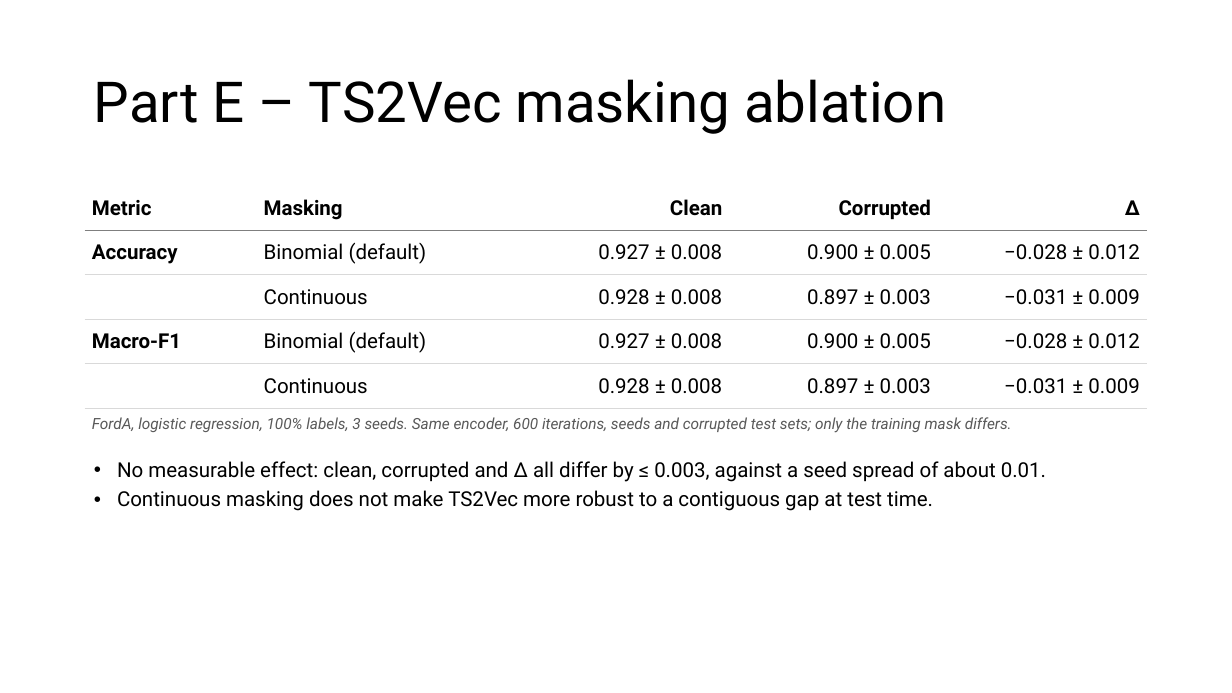
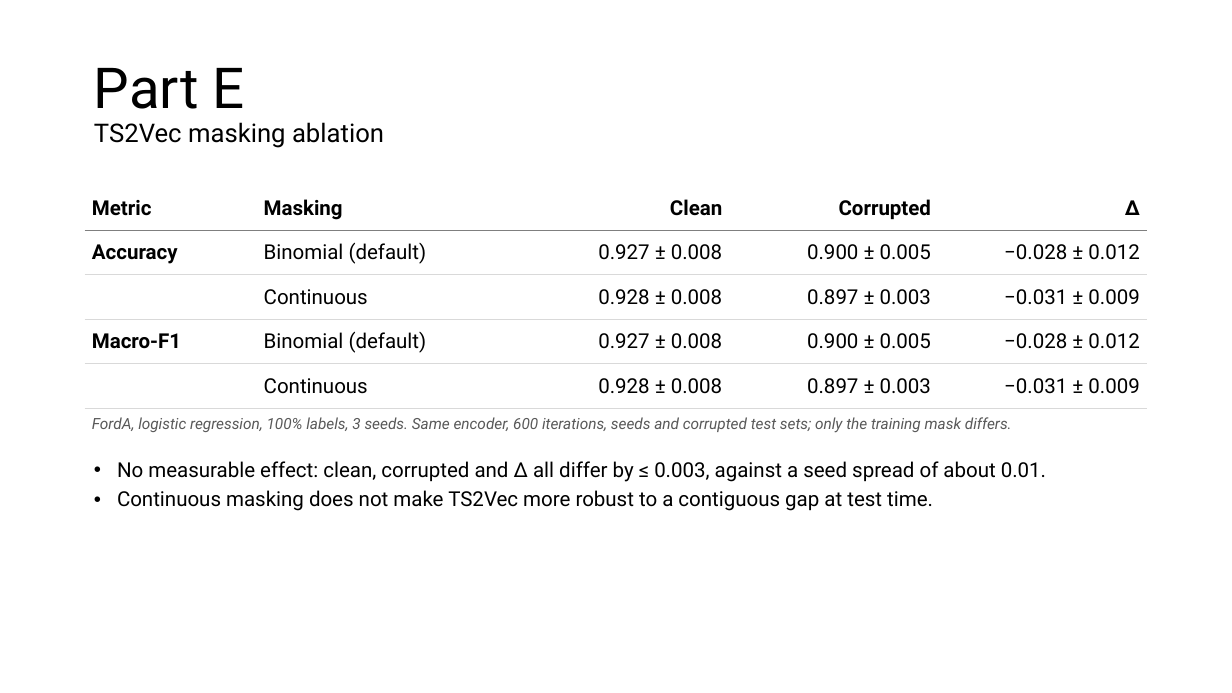
Before and after one commit to FVardi/PhD-Courses, a slide deck: slide 12 of Deep learning for time-series/Assignment 4/Presentation.pptx (slide 11 before the commit). Drawn at 1232x693 pixels with LibreOffice and Linux fonts; fonts in the diff are those of the drawing. Boxes give left, top, right and bottom in pixels: in the first picture for what was removed or moved away, otherwise in the second. Text is boxed around its words. In the diff, an @@ line names an element or a change of style, - is before the commit and + after.

```diff
--- a/Deep learning for time-series/Assignment 4/Presentation.pptx
+++ b/Deep learning for time-series/Assignment 4/Presentation.pptx
@@ title at [94,68,384,148]: text changed; size 44 to 20 pt @@
-Part E – TS2Vec masking ablation
+Part E
+TS2Vec masking ablation
```
Also in this commit, not shown: 6 other slides changed, 4 slides added, 5 other files.
